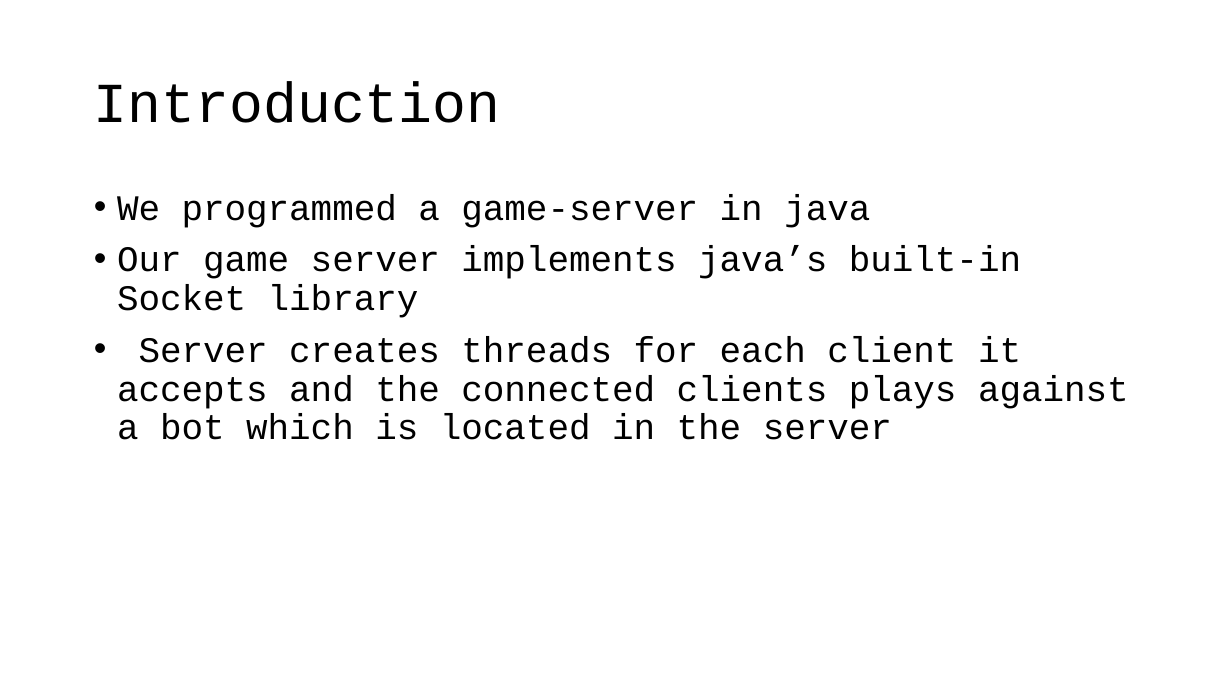
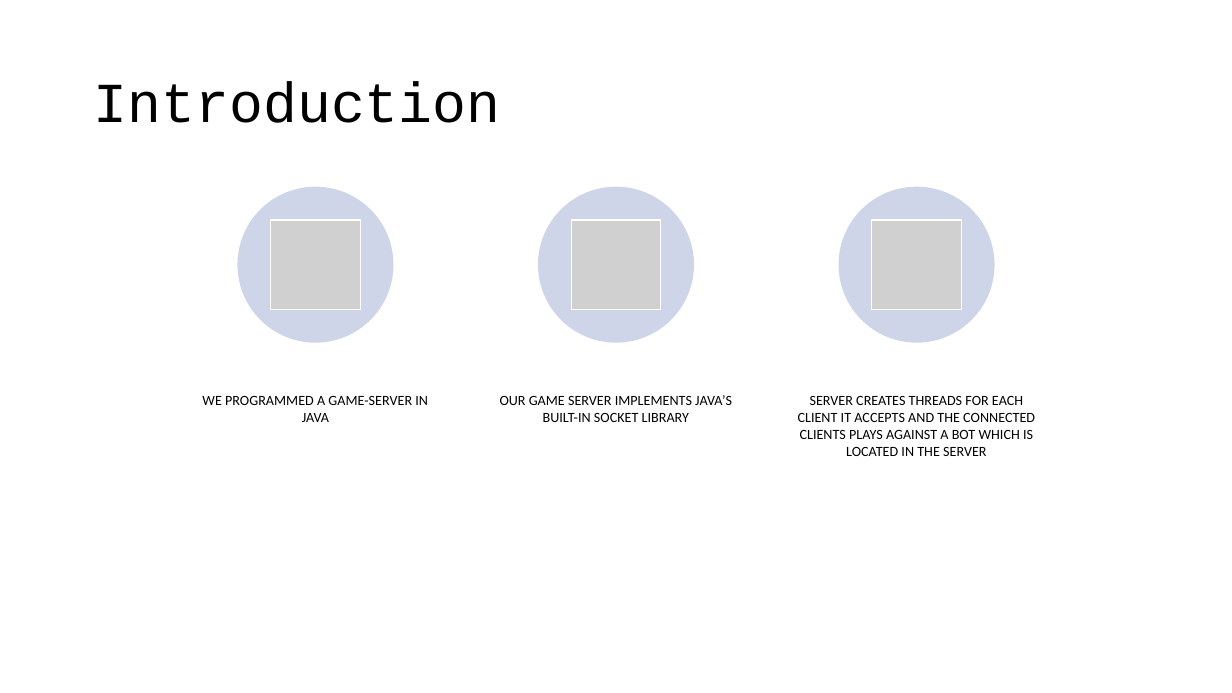
Before and after one commit to rahman-ashik/Demo-Game-Server, a slide deck: slide 2 of Game Server.pptx. Drawn at 1232x693 pixels with LibreOffice and Linux fonts; fonts in the diff are those of the drawing; grey boxes stand for pictures. Boxes give left, top, right and bottom in pixels: in the first picture for what was removed or moved away, otherwise in the second. Text is boxed around its words. In the diff, an @@ line names an element or a change of style, - is before the commit and + after.

```diff
--- a/Game Server.pptx
+++ b/Game Server.pptx
@@ text removed at (117, 194, 1129, 440) @@
-• We programmed a game-server in java
-• Our game server implements java’s built-in Socket library
-• Server creates threads for each client it accepts and the connected clients plays against a bot which is located in the server
@@ group added at (202, 187, 1035, 456): 3 ellipses, 3 pictures, 3 texts @@
+WE PROGRAMMED A GAME-SERVER IN JAVA
+OUR GAME SERVER IMPLEMENTS JAVA’S BUILT-IN SOCKET LIBRARY
+SERVER CREATES THREADS FOR EACH CLIENT IT ACCEPTS AND THE CONNECTED CLIENTS PLAYS AGAINST A BOT WHICH IS LOCATED IN THE SERVER
```
Also in this commit, not shown: 5 other slides changed, 2 slides added, 1 slide removed, 3 other files.
